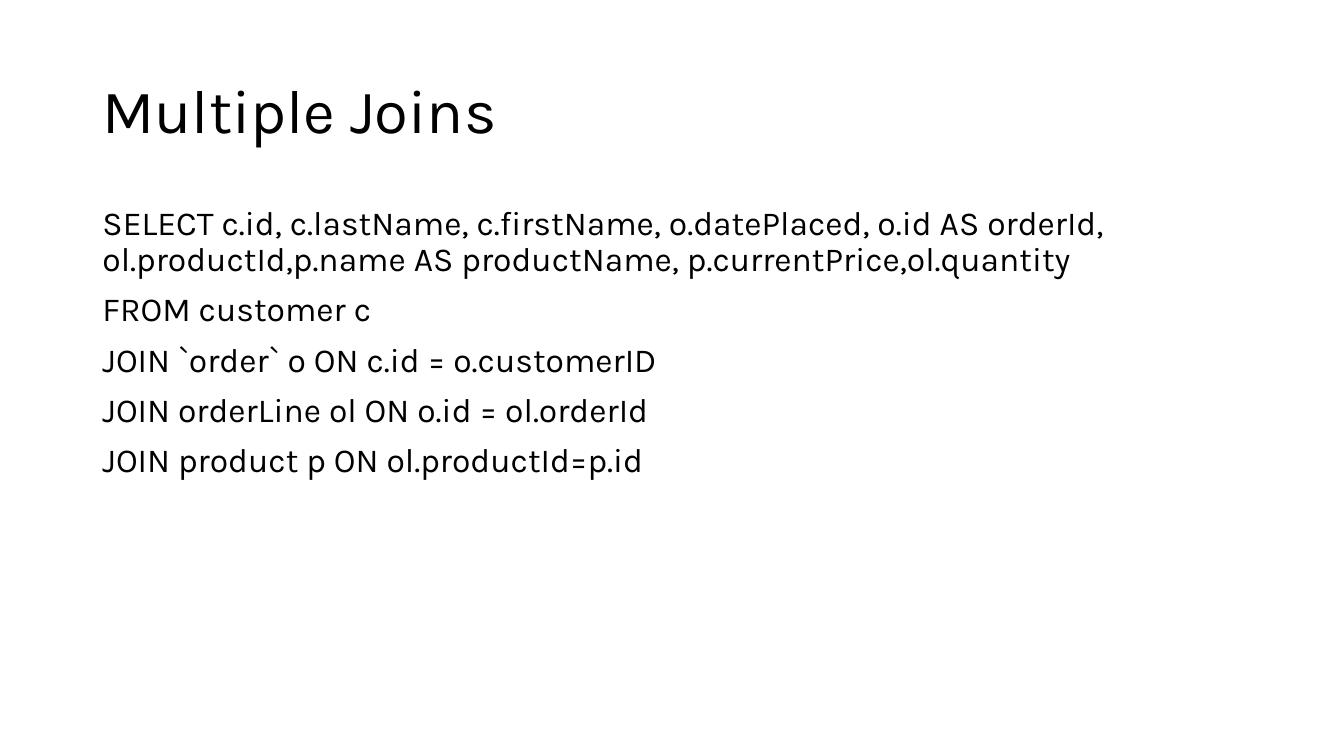
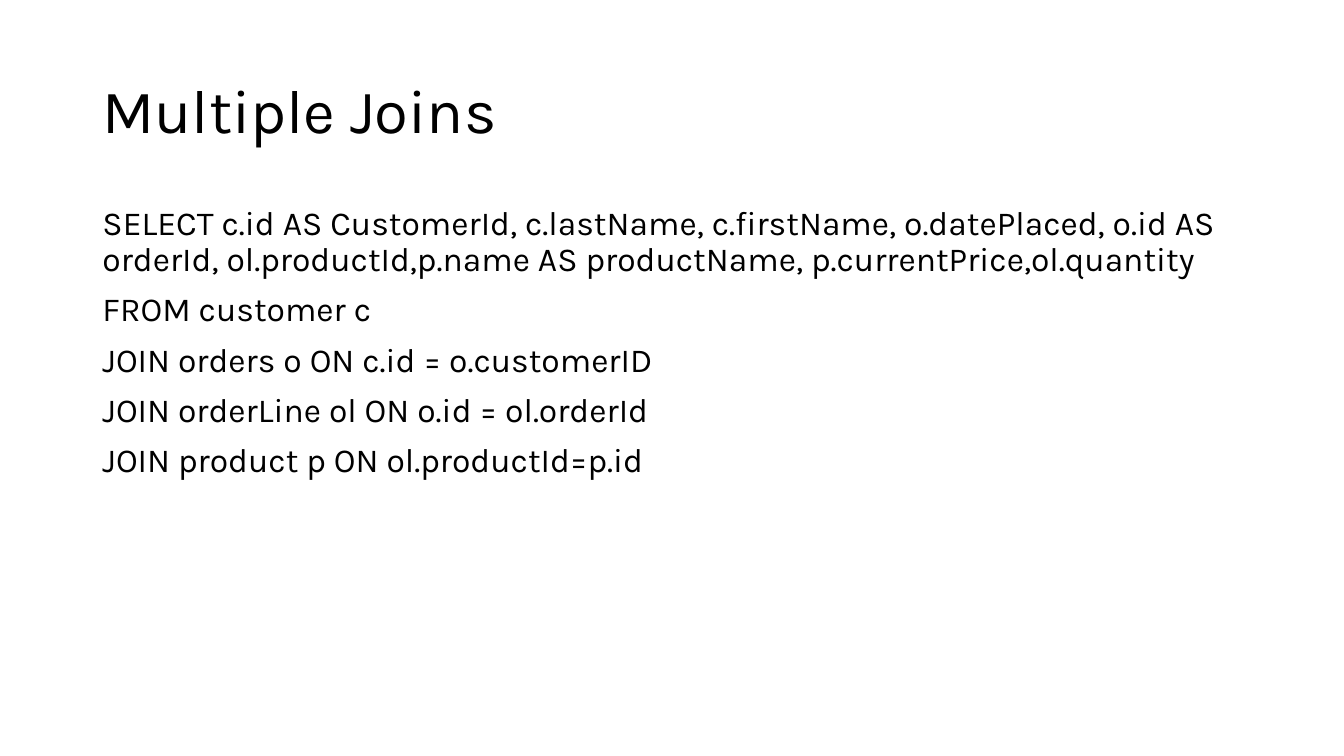
Before and after one commit to appjedi/youtube, a slide deck: slide 15 of SQL/Intro To SQL Day 3.pptx (slide 14 before the commit). Drawn at 1344x756 pixels with LibreOffice and Linux fonts; fonts in the diff are those of the drawing. Boxes give left, top, right and bottom in pixels: in the first picture for what was removed or moved away, otherwise in the second. Text is boxed around its words. In the diff, an @@ line names an element or a change of style, - is before the commit and + after.

```diff
--- a/SQL/Intro To SQL Day 3.pptx
+++ b/SQL/Intro To SQL Day 3.pptx
@@ text at (102, 212, 1215, 280): text changed @@
-SELECT c.id, c.lastName, c.firstName, o.datePlaced, o.id AS orderId, ol.productId,p.name AS productName, p.currentPrice,ol.quantity
+SELECT c.id AS CustomerId, c.lastName, c.firstName, o.datePlaced, o.id AS orderId, ol.productId,p.name AS productName, p.currentPrice,ol.quantity
@@ text at (102, 349, 652, 373): text changed @@
-JOIN `order` o ON c.id = o.customerID
+JOIN orders o ON c.id = o.customerID
```
Also in this commit, not shown: 8 other slides changed, 1 slide added, 1 slide removed, 3 other files.
